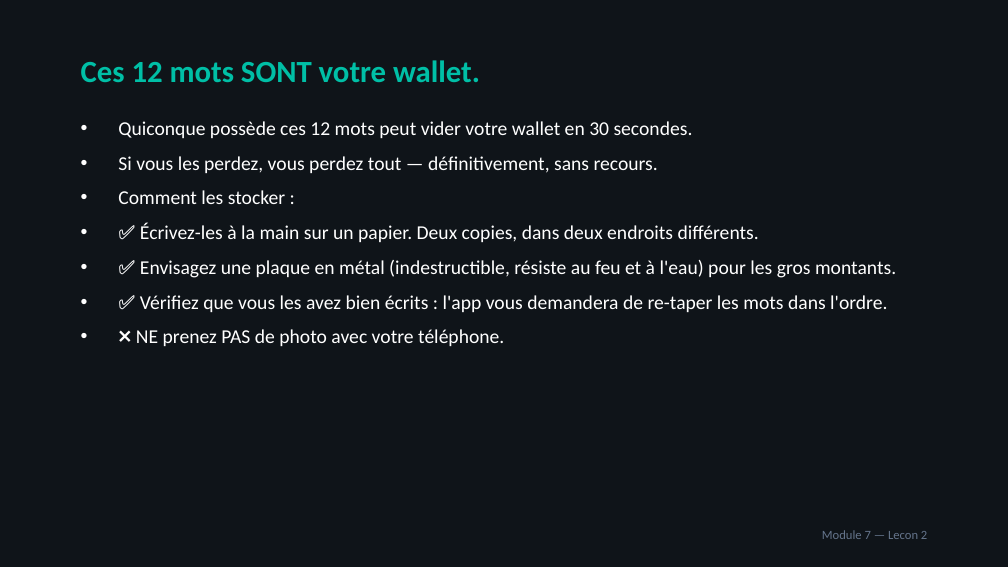
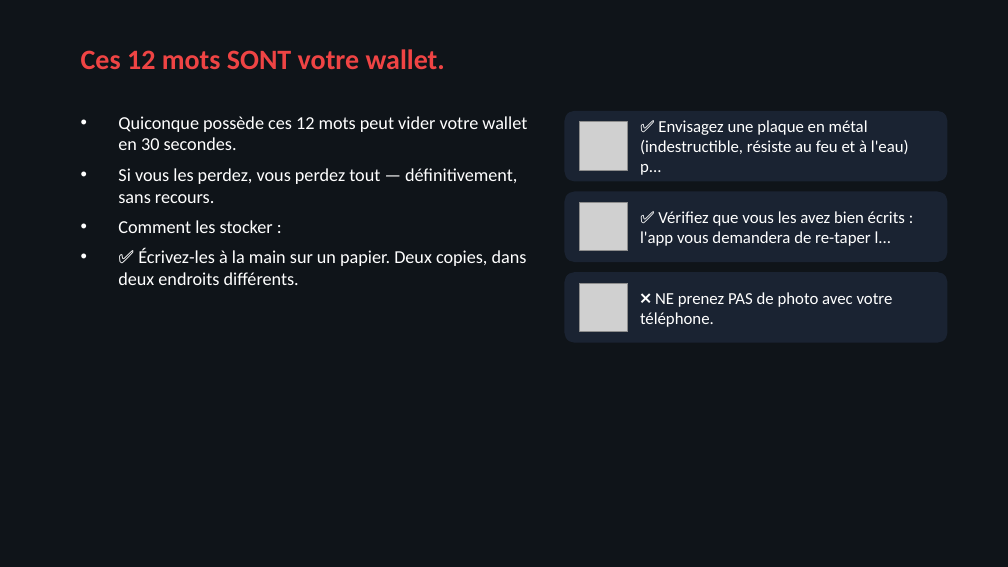
Before and after one commit to ooble27/acheter-tether-avec-terex, a slide deck: slide 16 of public/course-materials/pptx/Module-07-Créer-et-sécuriser-son-portefeuille.pptx. Drawn at 1008x567 pixels with LibreOffice and Linux fonts; fonts in the diff are those of the drawing; grey boxes stand for pictures. Boxes give left, top, right and bottom in pixels: in the first picture for what was removed or moved away, otherwise in the second. Text is boxed around its words. In the diff, an @@ line names an element or a change of style, - is before the commit and + after.

```diff
--- a/public/course-materials/pptx/Module-07-Créer-et-sécuriser-son-portefeuille.pptx
+++ b/public/course-materials/pptx/Module-07-Créer-et-sécuriser-son-portefeuille.pptx
@@ text "Ces 12 mots SONT votre ...": place and size @@
-text "Ces 12 mots SONT votre ..." at [81, 60, 480, 82]
+text "Ces 12 mots SONT votre ..." at [81, 49, 445, 70]
@@ text "Ces 12 mots SONT votre ..." at [81, 49, 445, 70]: size 22 to 20 pt, text colour #00BFA6 to #EF4444 @@
@@ text "Quiconque possède ces 12 mots ..." at [118, 116, 527, 285]: size 14 to 13 pt; less space between paragraphs @@
@@ rounded rectangle added at [564, 111, 948, 181], fill #1A2332 @@
@@ picture added at [580, 122, 628, 170] @@
@@ text added at [640, 120, 909, 175], 12 pt, text #FFFFFF @@
+✅ Envisagez une plaque en métal (indestructible, résiste au feu et à l'eau) p...
@@ rounded rectangle added at [564, 192, 948, 262], fill #1A2332 @@
@@ picture added at [580, 203, 628, 251] @@
@@ text added at [640, 211, 905, 246], 12 pt, text #FFFFFF @@
+✅ Vérifiez que vous les avez bien écrits : l'app vous demandera de re-taper l...
@@ text at [136, 260, 896, 346]: paragraphs removed @@
-• ✅ Envisagez une plaque en métal (indestructible, résiste au feu et à l'eau) pour les gros montants.
-• ✅ Vérifiez que vous les avez bien écrits : l'app vous demandera de re-taper les mots dans l'ordre.
-• ❌ NE prenez PAS de photo avec votre téléphone.
@@ rounded rectangle added at [564, 272, 948, 343], fill #1A2332 @@
@@ picture added at [580, 283, 628, 332] @@
@@ text added at [640, 292, 893, 327], 12 pt, text #FFFFFF @@
+❌ NE prenez PAS de photo avec votre téléphone.
@@ text removed at [822, 530, 927, 539] @@
-Module 7 — Lecon 2
```
Also in this commit, not shown: 29 other slides changed, 23 other files.
